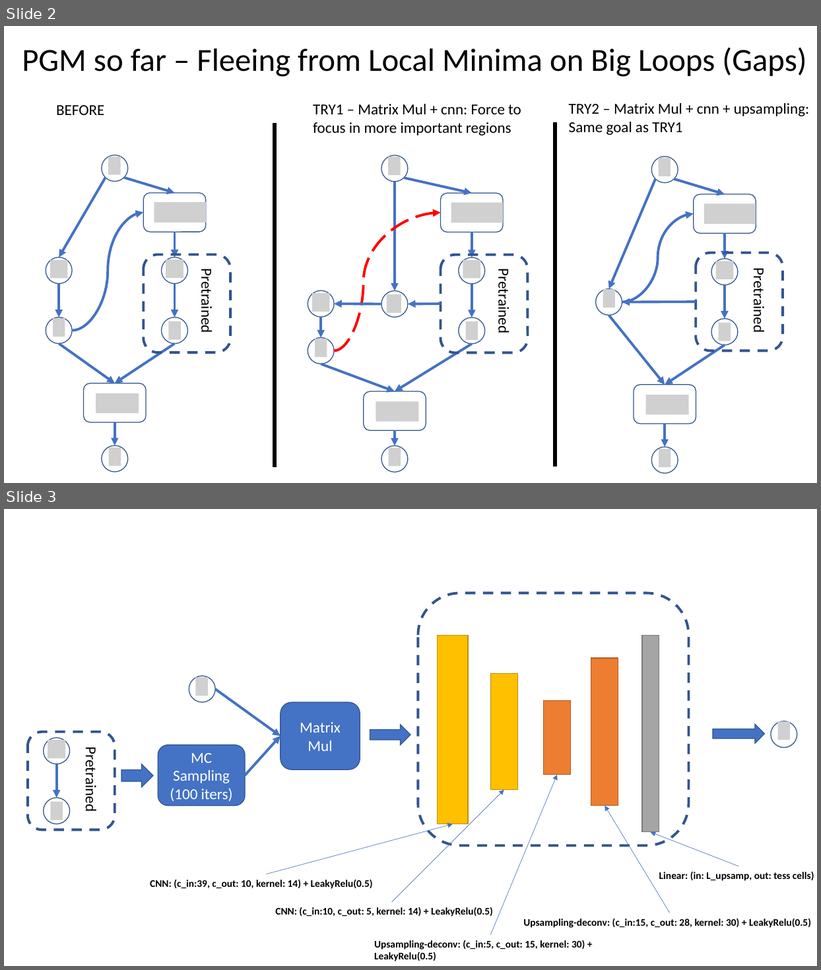
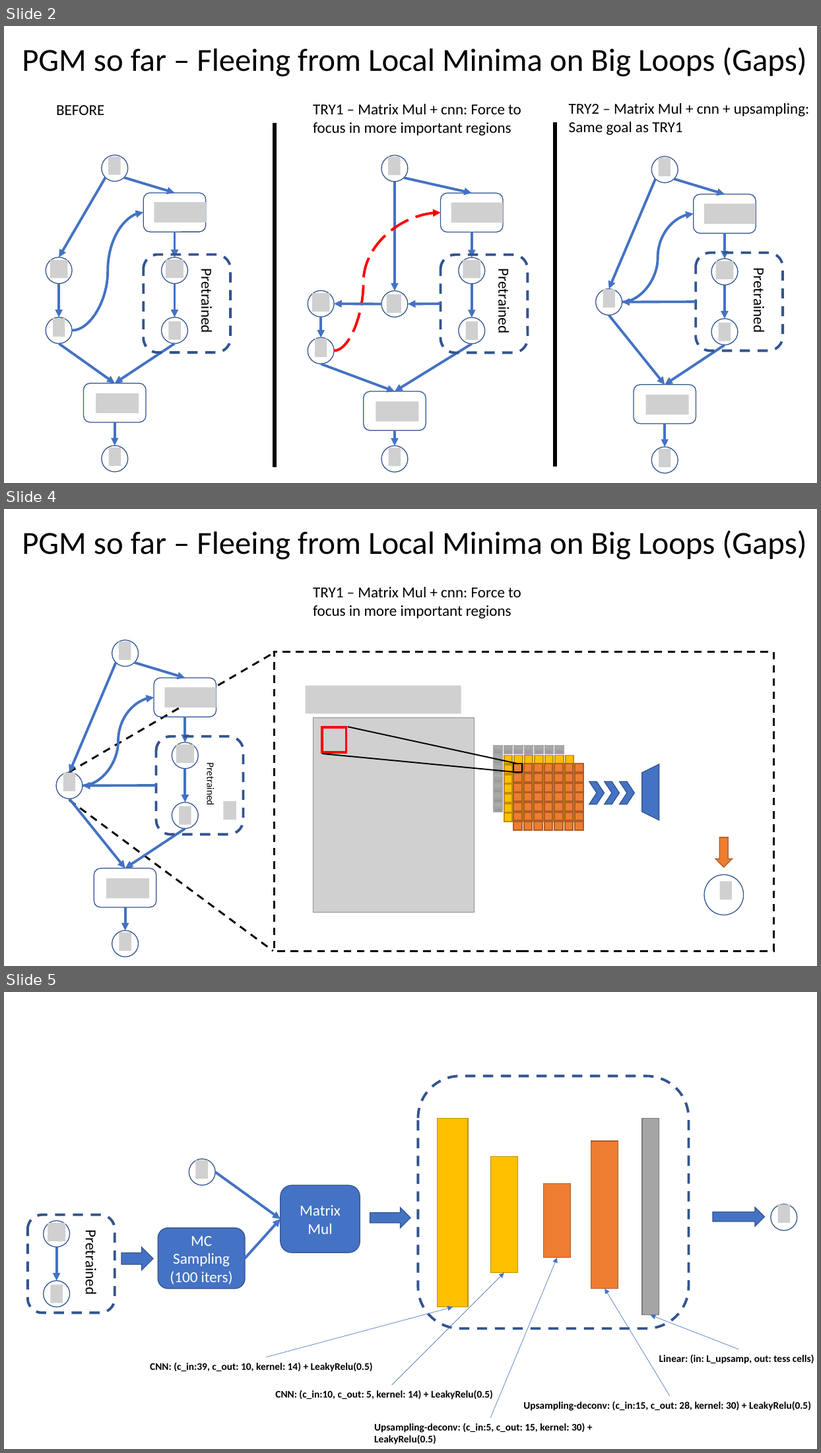
Before and after one commit to deltadedirac/Explicit_Disentanglement_Molecules, a slide deck: Update 9 March 2023.pptx. Shown one above the other, each under a label of ours: slides 2 and 3 before the commit, slides 2, 4 and 5 after it; the slides between them are not shown. The pictures are 821x970 and 821x1453 pixels, drawn with LibreOffice and Linux fonts; fonts in the diff are those of the drawing; grey boxes stand for pictures; background and template pictures are left out. Boxes give left, top, right and bottom in pixels: in the first picture for what was removed or moved away, otherwise in the second. Text is boxed around its words. In the diff, an @@ line names an element or a change of style, - is before the commit and + after.

```diff
--- a/Update 9 March 2023.pptx
+++ b/Update 9 March 2023.pptx
@@ slide 4 added at [4,509,817,966], background #FFFFFF @@
@@ title added at [22,530,807,560], 38 pt, text #000000 @@
+PGM so far – Fleeing from Local Minima on Big Loops (Gaps)
@@ text added at [313,587,521,619], 18 pt, text #000000 @@
+TRY1 – Matrix Mul + cnn: Force to focus in more important regions
@@ line added from (69, 772) to (273, 654), #000000 2.25 pt dashed @@
@@ rectangle added at [274,652,774,951], outline #000000 2.25 pt dashed @@
@@ picture added at [306,686,461,714] @@
@@ picture added at [314,718,475,913] @@
@@ rectangle added at [322,727,346,753], outline #FF0000 3 pt @@
@@ line added from (348, 727) to (519, 764), #000000 1.5 pt @@
@@ line added from (322, 755) to (518, 772), #000000 1.5 pt @@
@@ trapezoid added at [642,764,659,821], fill #4472C4, outline #325491 1 pt @@
@@ chevron added at [589,782,605,804], fill #4472C4, outline #325491 1 pt @@
@@ chevron added at [605,782,620,804], fill #4472C4, outline #325491 1 pt @@
@@ chevron added at [620,782,635,804], fill #4472C4, outline #325491 1 pt @@
@@ line added from (69, 801) to (273, 951), #000000 2.25 pt dashed @@
@@ group added at [56,640,244,957]: 8 arrows, 7 pictures, 5 ellipses, 3 rounded rectangles, 1 curved arrow, 1 text @@
+Pretrained
@@ picture added at [224,801,236,819] @@
@@ group added at [494,746,584,830]: 132 rectangles @@
@@ down arrow added at [716,838,733,867], fill #ED7D31, outline #AF5C24 1 pt @@
@@ ellipse added at [704,875,743,916], outline #325491 1 pt @@
@@ picture added at [720,882,733,900] @@
@@ what was slide 3 is now slide 5 @@
```
Also in this commit, not shown: 3 other slides added, 16 other files.
